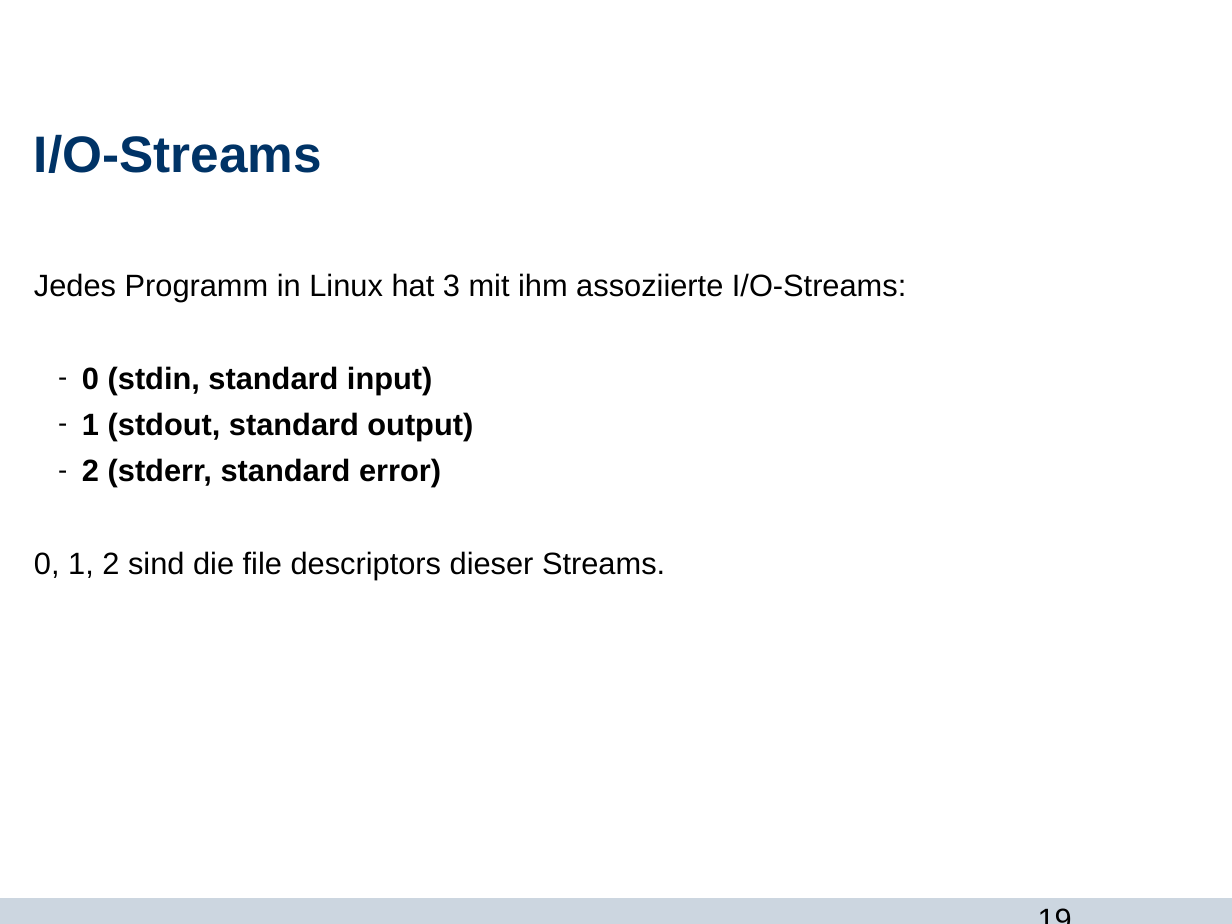
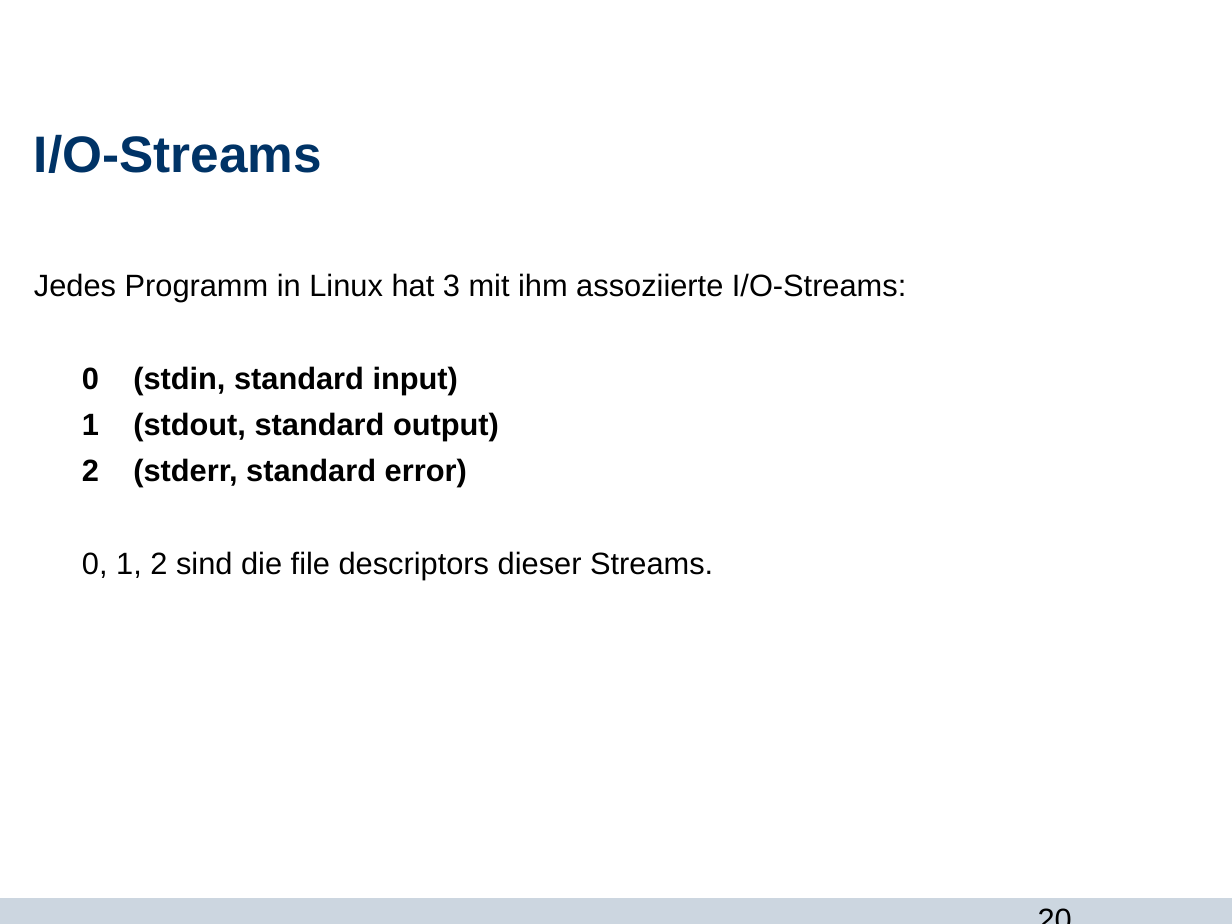
Before and after one commit to Jane333/git, a slide deck: slide 20 of bash_und_du.odp (slide 19 before the commit). Drawn at 1232x924 pixels with LibreOffice and Linux fonts; fonts in the diff are those of the drawing; background and template pictures are left out. Boxes give left, top, right and bottom in pixels: in the first picture for what was removed or moved away, otherwise in the second. Text is boxed around its words. In the diff, an @@ line names an element or a change of style, - is before the commit and + after.

```diff
--- a/bash_und_du.odp
+++ b/bash_und_du.odp
@@ text at (82, 366, 499, 487): bullet - to none @@
@@ page number at (1025, 893, 1190, 924): text changed @@
-19
+20
```
Also in this commit, not shown: 5 other slides changed, 1 slide added.
